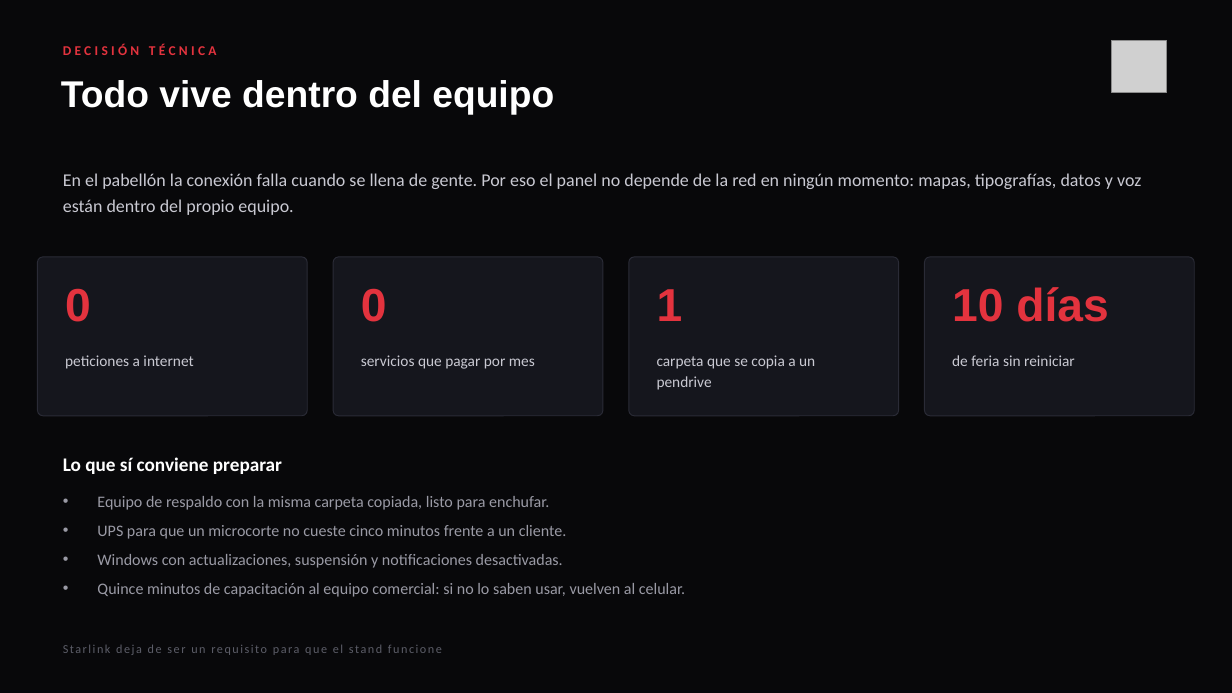
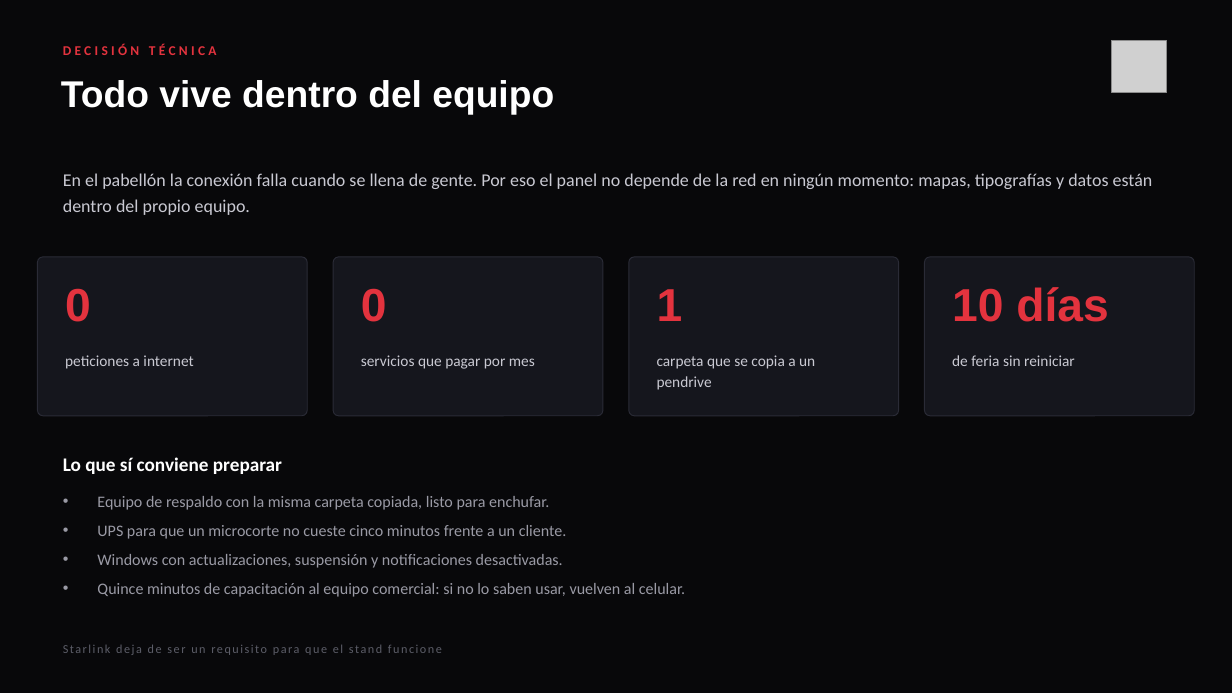
Before and after one commit to cesarPeralta12/panel_asistente, a slide deck: slide 13 of presentacion/Panel Interactivo INMOL - Propuesta.pptx. Drawn at 1232x693 pixels with LibreOffice and Linux fonts; fonts in the diff are those of the drawing; grey boxes stand for pictures. Boxes give left, top, right and bottom in pixels: in the first picture for what was removed or moved away, otherwise in the second. Text is boxed around its words. In the diff, an @@ line names an element or a change of style, - is before the commit and + after.

```diff
--- a/presentacion/Panel Interactivo INMOL - Propuesta.pptx
+++ b/presentacion/Panel Interactivo INMOL - Propuesta.pptx
@@ text at box(63, 173, 1153, 215): text changed @@
-En el pabellón la conexión falla cuando se llena de gente. Por eso el panel no depende de la red en ningún momento: mapas, tipografías, datos y voz están dentro del propio equipo.
+En el pabellón la conexión falla cuando se llena de gente. Por eso el panel no depende de la red en ningún momento: mapas, tipografías y datos están dentro del propio equipo.
```
Also in this commit, not shown: 4 other slides changed, 1 slide added, 1 slide removed, 17 other files.
